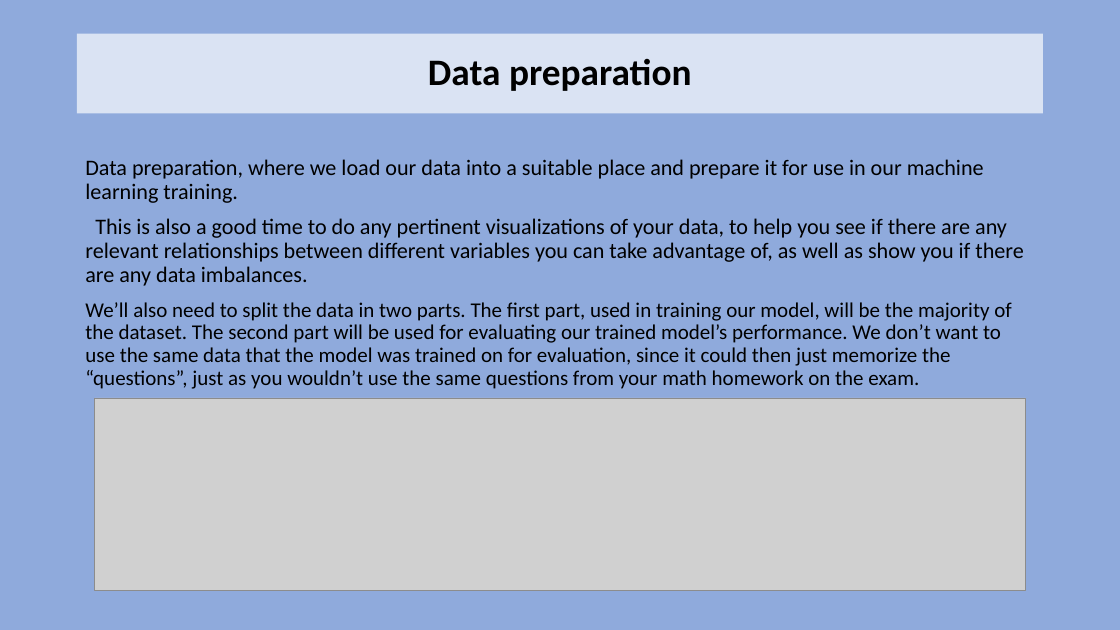
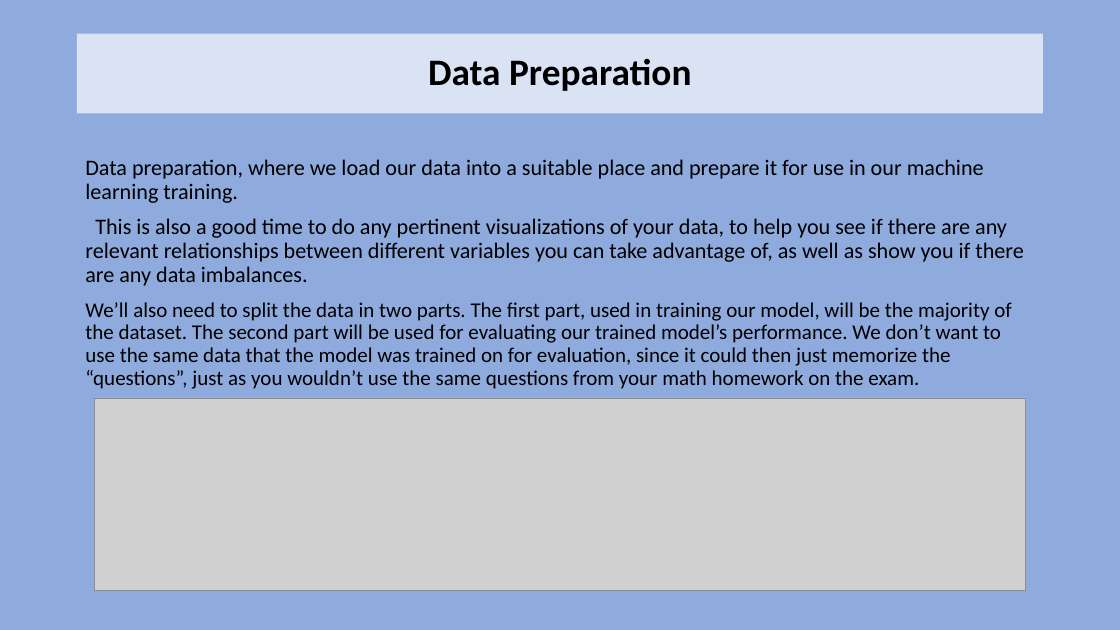
Before and after one commit to keplerlab/AI-Saturday, a slide deck: slide 5 of series2/week1/AI_Week1.pptx. Drawn at 1120x630 pixels with LibreOffice and Linux fonts; fonts in the diff are those of the drawing; grey boxes stand for pictures. Boxes give left, top, right and bottom in pixels: in the first picture for what was removed or moved away, otherwise in the second. Text is boxed around its words. In the diff, an @@ line names an element or a change of style, - is before the commit and + after.

```diff
--- a/series2/week1/AI_Week1.pptx
+++ b/series2/week1/AI_Week1.pptx
@@ title at (428,59,692,91): text changed @@
-Data preparation
+Data Preparation
```
Also in this commit, not shown: 2 other slides changed.
